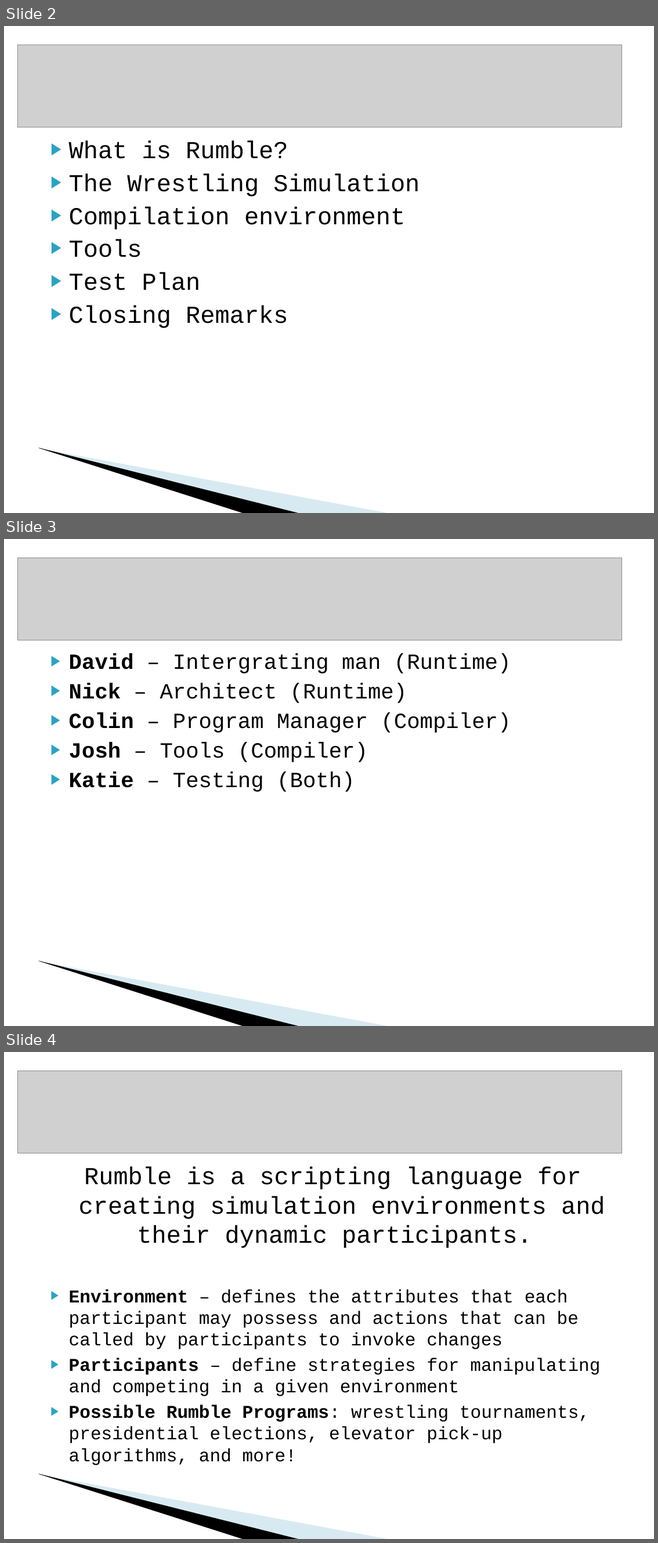
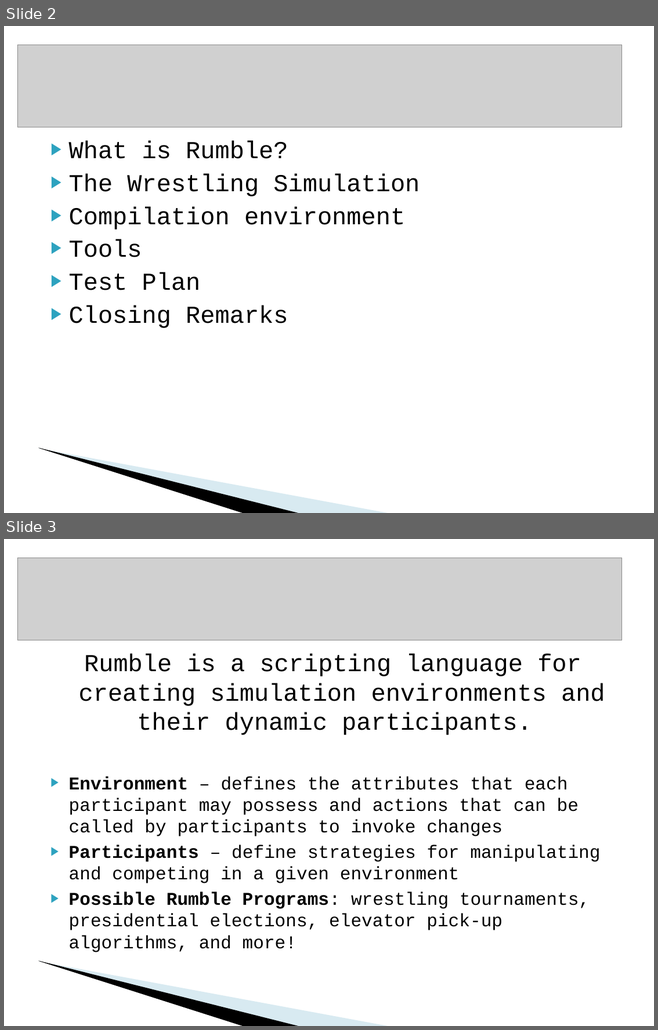
Before and after one commit to dcoli/plt4115, a slide deck: src/compiler/doc/rumble.ppt. Shown one above the other, each under a label of ours: slides 2, 3 and 4 before the commit, slides 2 and 3 after it. The pictures are 658x1543 and 658x1030 pixels, drawn with LibreOffice and Linux fonts; fonts in the diff are those of the drawing; grey boxes stand for pictures; background and template pictures are left out. Boxes give left, top, right and bottom in pixels: in the first picture for what was removed or moved away, otherwise in the second. Text is boxed around its words. In the diff, an @@ line names an element or a change of style, - is before the commit and + after.

```diff
--- a/src/compiler/doc/rumble.ppt
+++ b/src/compiler/doc/rumble.ppt
@@ slide 3 removed at (x1=4, y1=539, x2=654, y2=1026), background #FFFFFF; not listed: 2 template elements that a slide beside it also shows @@
@@ picture removed at (x1=18, y1=558, x2=621, y2=641) @@
@@ text removed at (x1=69, y1=653, x2=511, y2=792) @@
-▶ David – Intergrating man (Runtime)
-▶ Nick – Architect (Runtime)
-▶ Colin – Program Manager (Compiler)
-▶ Josh – Tools (Compiler)
-▶ Katie – Testing (Both)
@@ what was slide 4 is now slide 3 @@
```
Also in this commit, not shown: 1 slide changed, 2 slides added, 1 other slide removed.
